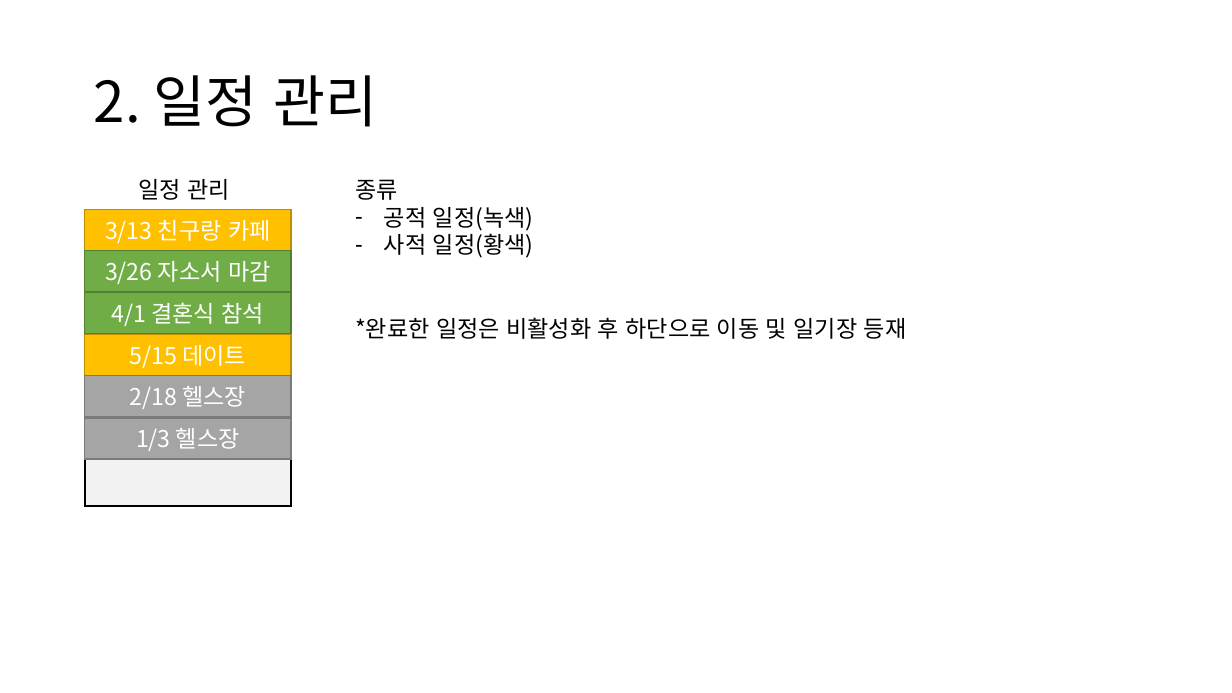
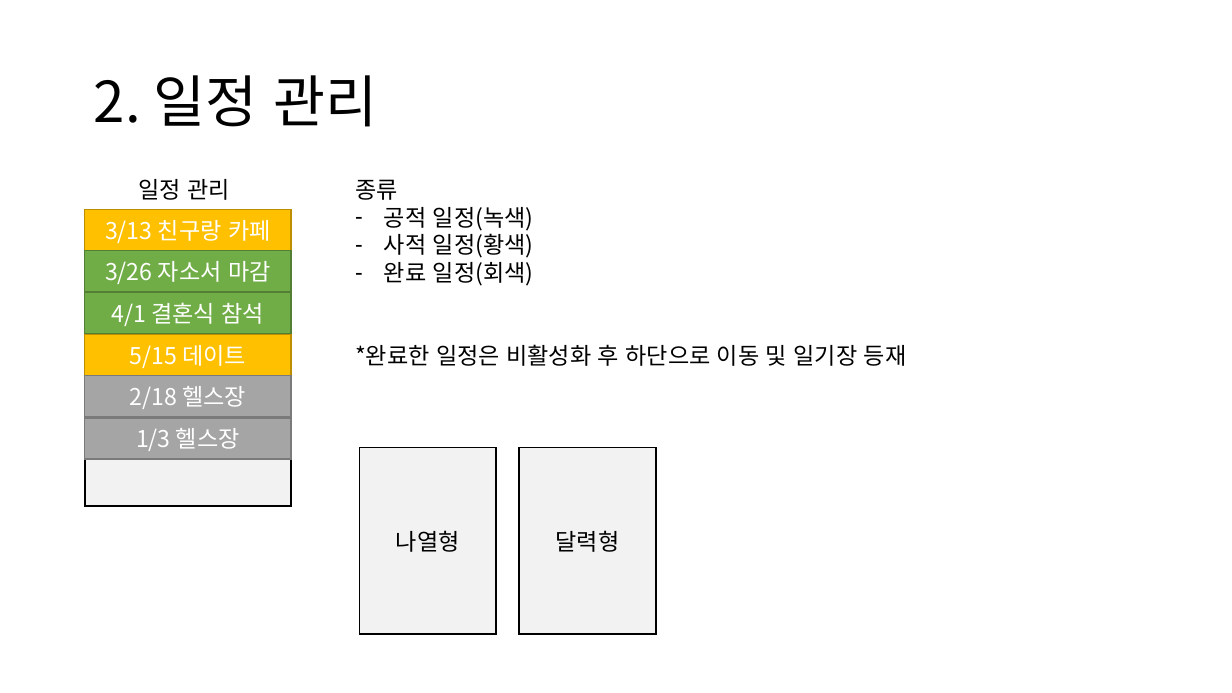
Before and after one commit to HeyHO2154/Id, a slide deck: slide 12 of 시스템 설계도.pptx. Drawn at 1232x693 pixels with LibreOffice and Linux fonts; fonts in the diff are those of the drawing. Boxes give left, top, right and bottom in pixels: in the first picture for what was removed or moved away, otherwise in the second. Text is boxed around its words. In the diff, an @@ line names an element or a change of style, - is before the commit and + after.

```diff
--- a/시스템 설계도.pptx
+++ b/시스템 설계도.pptx
@@ text at <box>384,262,534,286</box>: paragraph added @@
+– 완료 일정(회색)
@@ rectangle added at <box>360,447,496,634</box>, fill #F2F2F2, outline #000000 1.5 pt, 18 pt, text #000000 @@
+나열형
@@ rectangle added at <box>519,447,656,634</box>, fill #F2F2F2, outline #000000 1.5 pt, 18 pt, text #000000 @@
+달력형
```
Also in this commit, not shown: 2 other slides changed.
